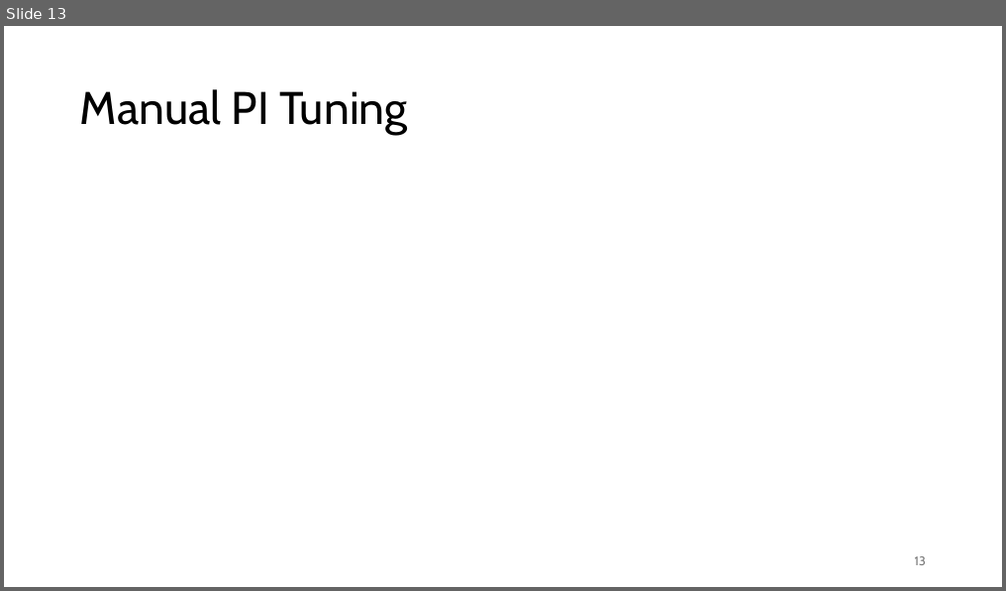
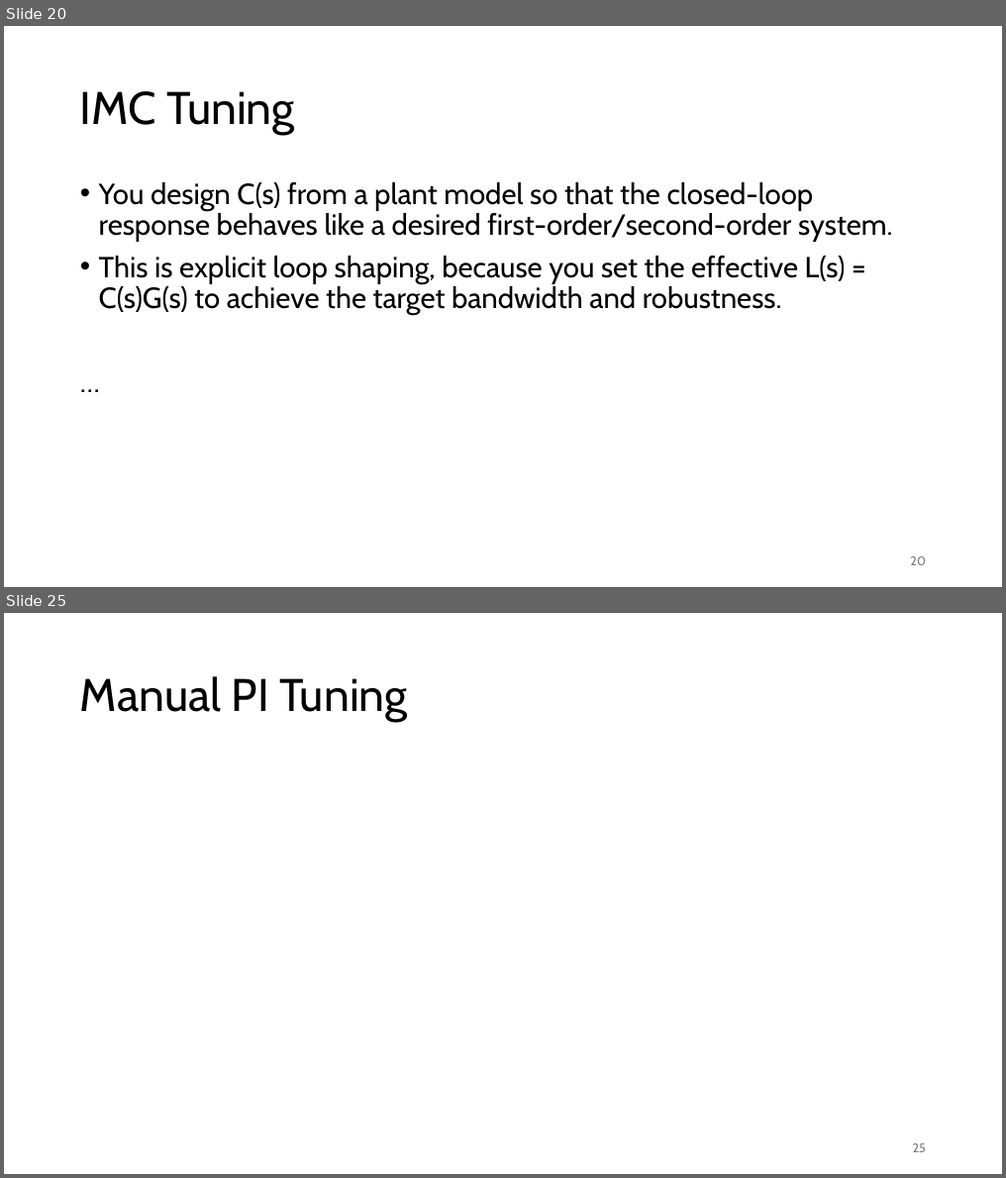
Before and after one commit to FelixWick/control_engineering, a slide deck: slides/5_controller_design.pptx. Shown one above the other, each under a label of ours: slide 13 before the commit, slides 20 and 25 after it; the slides between them are not shown. The pictures are 1006x591 and 1006x1178 pixels, drawn with LibreOffice and Linux fonts; fonts in the diff are those of the drawing; grey boxes stand for pictures. Boxes give left, top, right and bottom in pixels: in the first picture for what was removed or moved away, otherwise in the second. Text is boxed around its words. In the diff, an @@ line names an element or a change of style, - is before the commit and + after.

Commit message:
controller design continued

```diff
--- a/slides/5_controller_design.pptx
+++ b/slides/5_controller_design.pptx
@@ slide 20 added at (x1=4, y1=26, x2=1002, y2=587), background #FFFFFF @@
@@ title added at (x1=80, y1=91, x2=295, y2=135), 44 pt, text #000000 @@
+IMC Tuning
@@ text added at (x1=99, y1=182, x2=893, y2=316), 28 pt, text #000000 @@
+• You design C(s) from a plant model so that the closed-loop response behaves like a desired first-order/second-order system.
+• This is explicit loop shaping, because you set the effective L(s) = C(s)G(s) to achieve the target bandwidth and robustness.
+…
@@ page number added at (x1=910, y1=557, x2=926, y2=566), 12 pt, text #797979 @@
+20
@@ what was slide 13 is now slide 25 @@
@@ page number at (x1=913, y1=1144, x2=926, y2=1153): text changed @@
-13
+25
```
Also in this commit, not shown: 13 slides changed, 8 other slides added, 4 other files.
